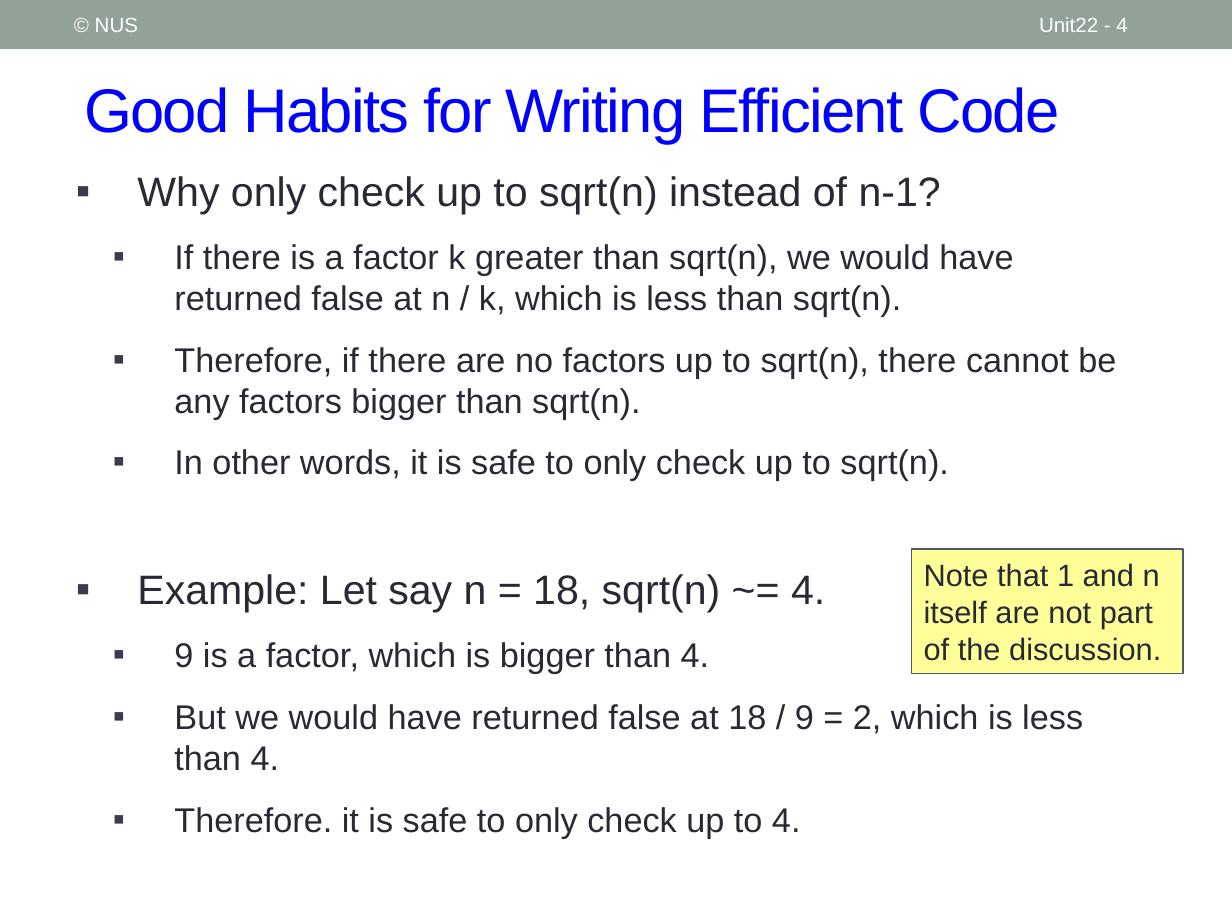
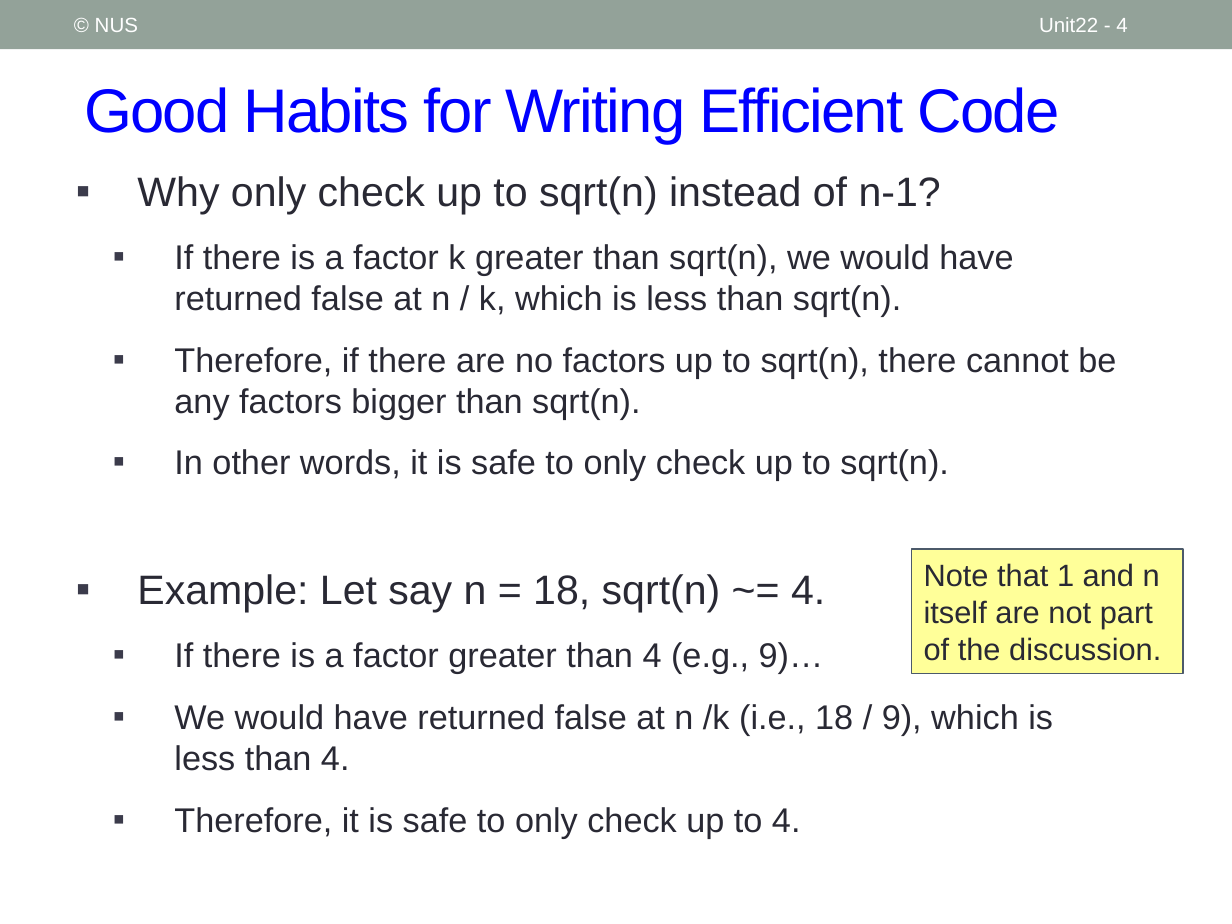
Before and after one commit to nus-cs1010-2021-s2/website, a slide deck: slide 4 of slides/Unit22_Efficiency.pptx. Drawn at 1232x924 pixels with LibreOffice and Linux fonts; fonts in the diff are those of the drawing. Boxes give left, top, right and bottom in pixels: in the first picture for what was removed or moved away, otherwise in the second. Text is boxed around its words. In the diff, an @@ line names an element or a change of style, - is before the commit and + after.

```diff
--- a/slides/Unit22_Efficiency.pptx
+++ b/slides/Unit22_Efficiency.pptx
@@ text at (x1=174, y1=642, x2=1053, y2=838): text changed @@
-  ▪ 9 is a factor, which is bigger than 4.
-  ▪ But we would have returned false at 18 / 9 = 2, which is less than 4.
-  ▪ Therefore. it is safe to only check up to 4.
+  ▪ If there is a factor greater than 4 (e.g., 9)…
+  ▪ We would have returned false at n /k (i.e., 18 / 9), which is less than 4.
+  ▪ Therefore, it is safe to only check up to 4.
```
Also in this commit, not shown: 2 other slides changed, 5 other files.
